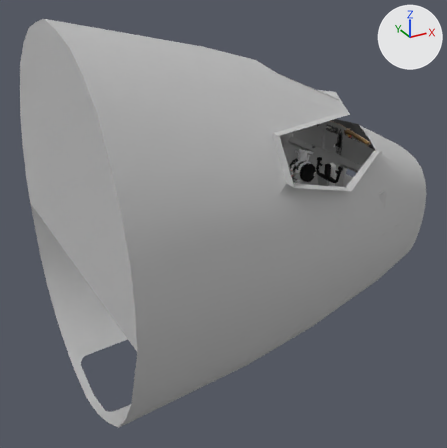
Renders of the glTF model b739/cockpit.glb from each side of a commit.
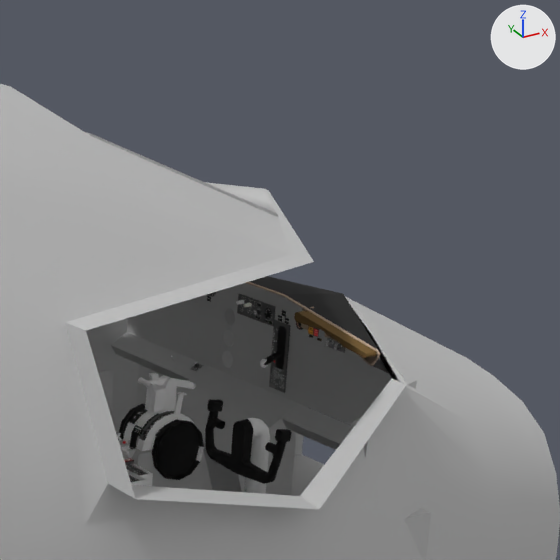
Each version appears first whole from a camera (50 mm lens) standing at (15.14, -4.74, 2.64) and looking at (17.77, 0.04, 0.25), and next in a close-up on the part from 57% to 95% of the width and 7% to 46% of the height. Arrows for +X, +Y and +Z are at upper right; the lights stay in place. The first two pictures are the older version. Vertices at exactly the same position are counted once.

Objects in the first close-up: 'anim12', 'anim4', 'body', 'gear' and 3 more.
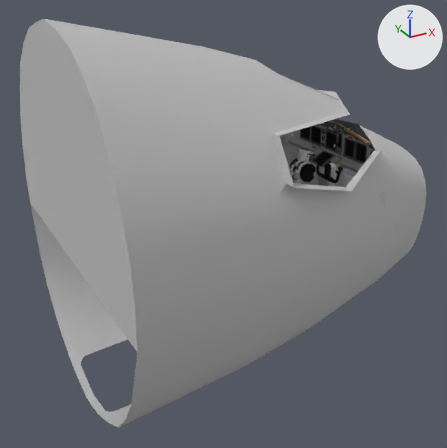
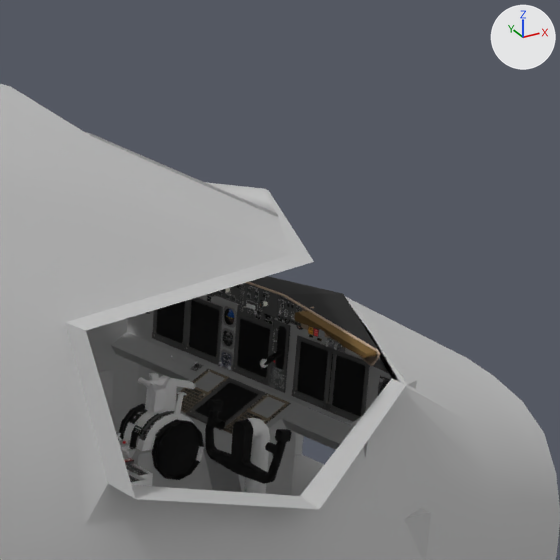
The change, as a list of edits to the scene's bpy script:
```text
Add mat_efis_png:
    mat_efis_png = bpy.data.materials.new('EFIS.png')
    # uses the picture img_efis_webp
Add mat_efis_frame_png:
    mat_efis_frame_png = bpy.data.materials.new('efis-frame.png')
    # uses the picture img_efis_frame_webp
Add mat_altasi_png:
    mat_altasi_png = bpy.data.materials.new('altasi.png')
    # uses the picture img_altasi_webp
Add mat_efis_frame_png_001:
    mat_efis_frame_png_001 = bpy.data.materials.new('efis-frame.png.001')
    # uses the picture img_efis_frame_webp
Add mat_vor_png:
    mat_vor_png = bpy.data.materials.new('vor.png')
    # uses the picture img_vor_webp
Add mat_cdu_png:
    mat_cdu_png = bpy.data.materials.new('cdu.png')
    # uses the picture img_cdu_webp
Add mat_digits2_png_001:
    mat_digits2_png_001 = bpy.data.materials.new('digits2.png.001')
    # uses the picture img_digits2_webp
Add mat_autopilot_pnl_png:
    mat_autopilot_pnl_png = bpy.data.materials.new('autopilot-pnl.png')
    # uses the picture img_autopilot_pnl_webp
Add mat_clock_png:
    mat_clock_png = bpy.data.materials.new('clock.png')
    # uses the picture img_clock_webp
Add mat_efis_frame_png_002:
    mat_efis_frame_png_002 = bpy.data.materials.new('efis-frame.png.002')
    # uses the picture img_efis_frame_webp
Add mat_ati_png:
    mat_ati_png = bpy.data.materials.new('ati.png')
    # uses the picture img_ati_webp
Change me_body:
    remove me_body.from_pydata(...)  # 12972 vertices, 23382 faces; spans x 16.28..19.77, y -1.51..1.55, z -1.23..2.2
    add me_body.from_pydata(...)  # 20068 vertices, 34188 faces; spans x 16.28..19.77, y -1.51..1.55, z -1.23..2.2
    me_body part 1: a new loose piece, a box spanning x 18.859..18.869, y -0.24..0.28, z 1.08..1.149, in mat_autopilot_pnl_png
    me_body part 2: 28 vertices moved within x 18.21..18.99, y -0.38..0.34, z 0.64..1.65; 5426 vertices added at x 18.81..19.04, y -0.65..0.67, z 0.69..1.14
    other edits to the shape of me_body do not show in these pictures
    add me_body.materials.append(mat_efis_frame_png)
    add me_body.materials.append(mat_efis_frame_png_001)
    add me_body.materials.append(mat_efis_frame_png_002)
    add me_body.materials.append(mat_autopilot_pnl_png)
    add me_body.materials.append(mat_digits2_png_001)
    add me_body.materials.append(mat_mat_007)  # white #e7e7e7
    add me_body.materials.append(mat_efis_png)
    add me_body.materials.append(mat_cdu_png)
    add me_body.materials.append(mat_clock_png)
    add me_body.materials.append(mat_mat_008)  # grey #959595
    add me_body.materials.append(mat_mat_009)  # yellow #ffe628
    add me_body.materials.append(mat_vor_png)
    add me_body.materials.append(mat_altasi_png)
Add ob_anim1375:
    ob_anim1375 = bpy.data.objects.new('anim1375', me_anim1375)  # 21 vertices, 20 faces; spans x 18.9893..18.9895, y 0.1245..0.1681, z 0.8135..0.8571
    ob_anim1375.location = (0.0, 0.0, 0.0)
Add ob_anim1373:
    ob_anim1373 = bpy.data.objects.new('anim1373', me_anim1373)  # a UV sphere (20 segments, 10 rings, poles along y) spanning x 18.9895..19.0485, y 0.1165..0.1755, z 0.9455..1.0045
    ob_anim1373.location = (0.0, 0.0, 0.0)
```

What differs and where, as boxes (x1, y1, x2, y2) in the close-ups (560 x 560 px):
'anim1375', added: after (222, 353, 230, 366)
'anim1373', added: after (228, 311, 234, 324)
part 1 of me_body, added: after (210, 283, 281, 318)
part 2 of me_body, built on: before (244, 304, 333, 346); after (146, 285, 391, 434)
